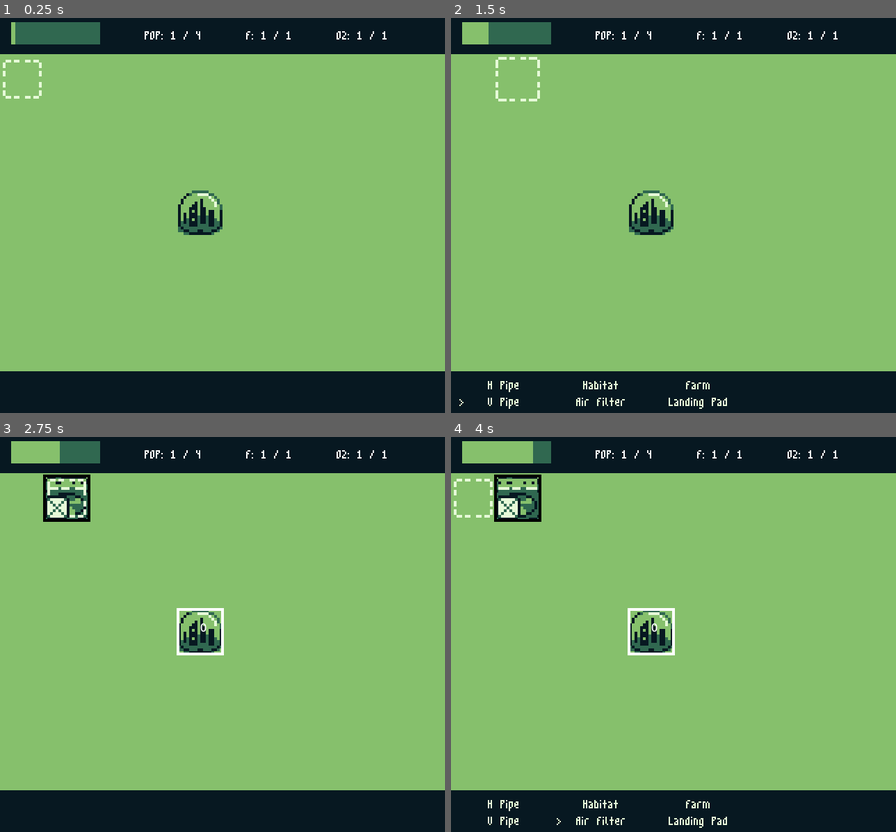
Above: before the commit, frames 1-4 (two rows, left to right).
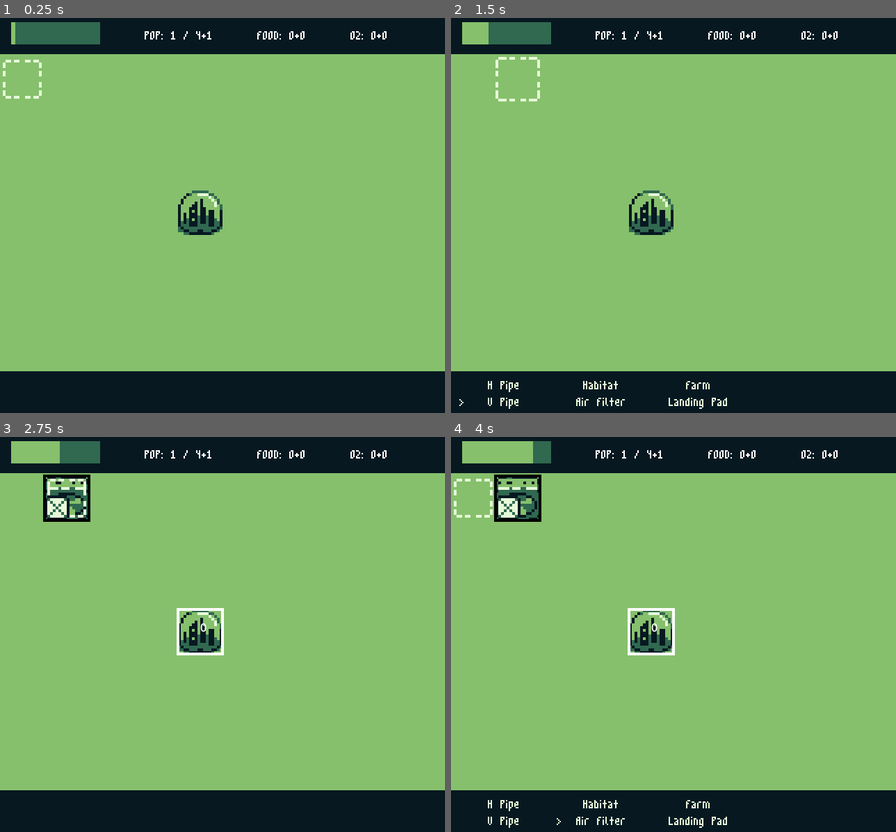
Above: after the commit, the same moments.

Repository: lrozanski/gb-jam-11_space
Game: Godot game, scene res://scenes/main.tscn
Same seed, same stepped clock (60 frames per second), same inputs: the game is played once before the commit and once after it.
Inputs:
- Up to frame 1 (0.25 s): no input
- Up to frame 2 (1.5 s): hold D (Right) 0.53-1.28 s; tap Z (Confirm) at 0.6 s; hold S (Down) from 1.28 s (still down); tap C (Start) at 1.35 s
- Up to frame 3 (2.75 s): release S (Down) at 2.03 s; hold D (Right) from 2.03 s (still down); tap Z (Confirm) at 2.1 s
- Up to frame 4 (4 s): release D (Right) at 2.78 s; hold W (Up) 2.78-3.53 s; tap C (Start) at 2.85 s; hold A (Left) from 3.53 s (still down); tap Z (Confirm) at 3.6 s

The runs differ from the first frame. In frame 1, 0.2% of the frame differs, in the area x 45-87%, y 3-6%; in frame 2, 0.2%; in frame 3, 0.2%; in frame 4, 0.2%.

Commit message:
Updated resource bar; added resource delta

Diff:
--- a/buildings/Building.gd
+++ b/buildings/Building.gd
@@ -67,6 +67,8 @@
 		if current is Pipe && building is Pipe:
 			if (current as Pipe).variant != (building as Pipe).variant:
 				continue
+		if current is Pipe && not building is Pipe && !_is_valid_pipe(building, current):
+			continue
 
 		actual_buildings.append(building as Building)
 
--- a/resources/ResourceManager.gd
+++ b/resources/ResourceManager.gd
@@ -17,7 +17,9 @@
 @onready var event_bus: EventBus = $"%EventBus"
 @onready var map: Map = $"%TileMap"
 @onready var ui_resources: HBoxContainer = $"%ResourceBar/%Resources"
-@onready var population_label: Label = ui_resources.get_node("Population")
+@onready var population_label: ResourceLabel = ui_resources.get_node("Population")
+@onready var food_label: ResourceLabel = ui_resources.get_node("Food")
+@onready var oxygen_label: ResourceLabel = ui_resources.get_node("Oxygen")
 
 
 func _ready():
@@ -26,7 +28,6 @@
 
 	event_bus.register_action_per_tick(update_resources)
 	increase_max_population()
-	_update_resource_ui()
 
 
 func _on_building_built(building: String, _tile_position: Vector2i):
@@ -83,4 +84,6 @@
 
 
 func _update_resource_ui():
-	population_label.text = "POP: %s / %s" % [POPULATION, MAX_POPULATION]
+	population_label.update_label(POPULATION, POPULATION_PER_TICK, MAX_POPULATION)
+	food_label.update_label(FOOD, FOOD_PER_TICK)
+	oxygen_label.update_label(OXYGEN, OXYGEN_PER_TICK)
--- /dev/null
+++ b/ui/ResourceLabel.gd
@@ -0,0 +1,28 @@
+extends HBoxContainer
+class_name ResourceLabel
+
+@export var label: String = ""
+@export var amount: int = 0
+@export var delta: int = 0
+
+
+func _get_label_sign(amount_per_tick: int):
+	if amount_per_tick < 0:
+		return "-"
+	else:
+		return "+"
+
+
+func update_label(new_amount: int, new_delta: int, max_amount: int = -1):
+	var amount_label: Label = $"Amount"
+	var delta_label: Label = $"Delta"
+
+	amount = new_amount
+	delta = new_delta
+
+	if max_amount >= 0:
+		amount_label.text = "%s: %s / %s" % [label, amount, max_amount]
+		delta_label.text = "%s%s" % [_get_label_sign(delta), delta]
+	else:
+		amount_label.text = "%s: %s" % [label, amount]
+		delta_label.text = "%s%s" % [_get_label_sign(delta), delta]
--- a/ui/resource_bar.tscn
+++ b/ui/resource_bar.tscn
@@ -1,7 +1,8 @@
-[gd_scene load_steps=3 format=3 uid="uid://e1bc40hbyw57"]
+[gd_scene load_steps=4 format=3 uid="uid://e1bc40hbyw57"]
 
 [ext_resource type="Theme" uid="uid://lrjbiv84hnp2" path="res://ui/theme.tres" id="1_v4usn"]
 [ext_resource type="Texture2D" uid="uid://q0p6rm4kb7ed" path="res://ui/sprites/white_texture.png" id="2_tsgia"]
+[ext_resource type="PackedScene" uid="uid://ddiladv4y0wwx" path="res://ui/resource_label.tscn" id="3_idjdk"]
 
 [node name="ResourceBar" type="PanelContainer"]
 custom_minimum_size = Vector2(640, 60)
@@ -38,14 +39,14 @@
 tint_under = Color(0.188235, 0.407843, 0.313726, 1)
 tint_progress = Color(0.52549, 0.752941, 0.423529, 1)
 
-[node name="Population" type="Label" parent="MarginContainer/Resources"]
+[node name="Population" parent="MarginContainer/Resources" instance=ExtResource("3_idjdk")]
 layout_mode = 2
-text = "POP: 1 / 1"
+label = "POP"
 
-[node name="Food" type="Label" parent="MarginContainer/Resources"]
+[node name="Food" parent="MarginContainer/Resources" instance=ExtResource("3_idjdk")]
 layout_mode = 2
-text = "F: 1 / 1"
+label = "FOOD"
 
-[node name="Oxygen" type="Label" parent="MarginContainer/Resources"]
+[node name="Oxygen" parent="MarginContainer/Resources" instance=ExtResource("3_idjdk")]
 layout_mode = 2
-text = "O2: 1 / 1"
+label = "O2"
--- /dev/null
+++ b/ui/resource_label.tscn
@@ -0,0 +1,17 @@
+[gd_scene load_steps=2 format=3 uid="uid://ddiladv4y0wwx"]
+
+[ext_resource type="Script" path="res://ui/ResourceLabel.gd" id="1_ldaie"]
+
+[node name="ResourceLabel" type="HBoxContainer"]
+theme_override_constants/separation = 0
+script = ExtResource("1_ldaie")
+
+[node name="Amount" type="Label" parent="."]
+layout_mode = 2
+text = "X: 1"
+vertical_alignment = 1
+
+[node name="Delta" type="Label" parent="."]
+layout_mode = 2
+text = "+1"
+vertical_alignment = 1
